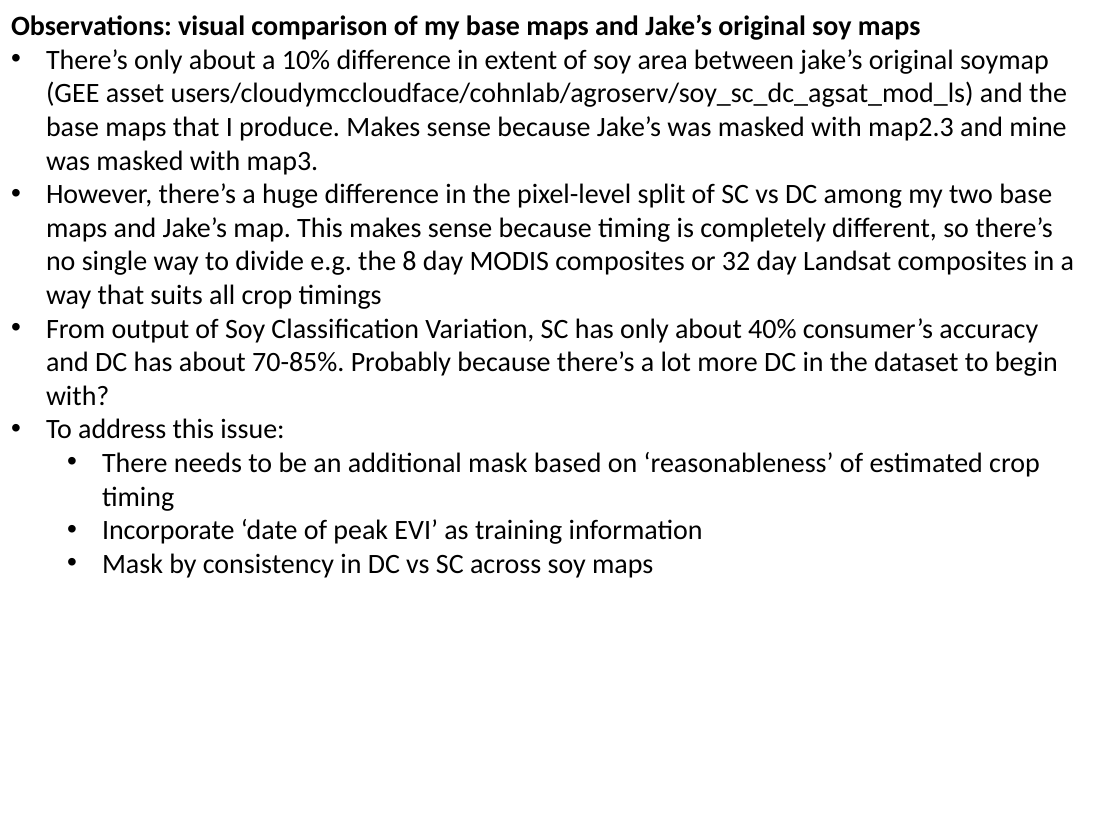
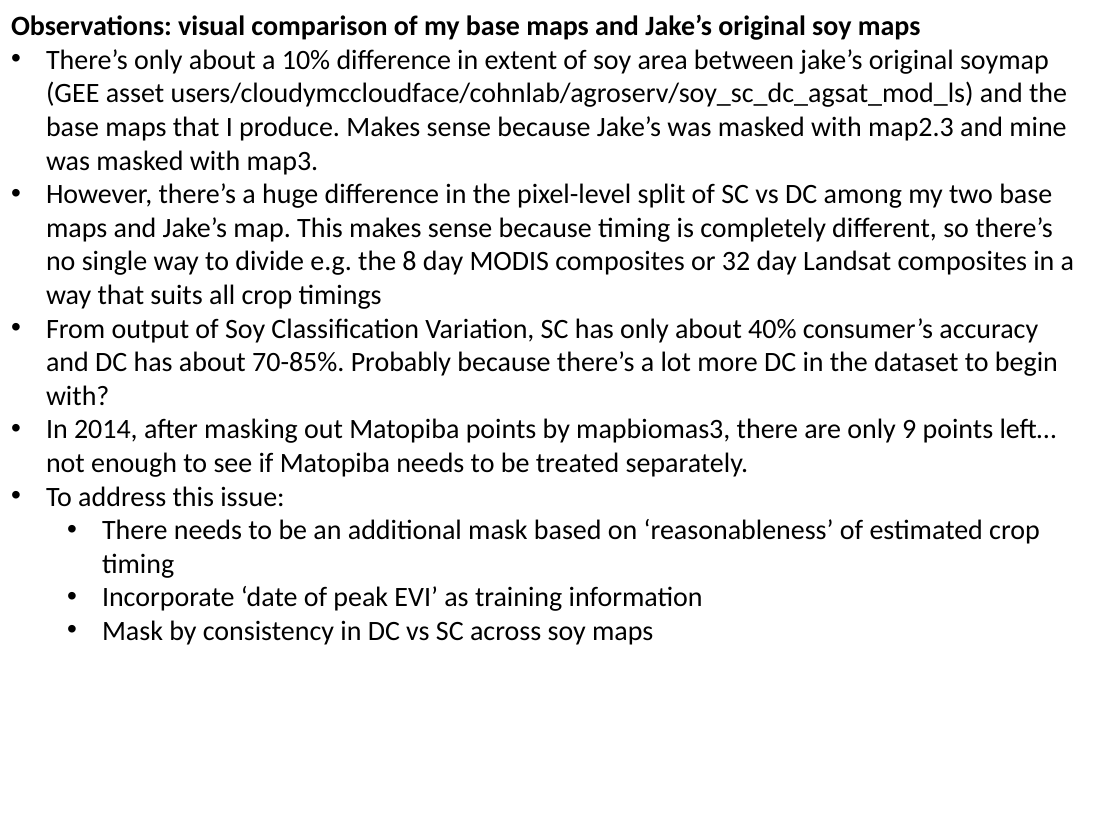
Before and after one commit to minghui-zhang/Meeting, a slide deck: slide 17 of January 19 2019.pptx. Drawn at 1120x840 pixels with LibreOffice and Linux fonts; fonts in the diff are those of the drawing. Boxes give left, top, right and bottom in pixels: in the first picture for what was removed or moved away, otherwise in the second. Text is boxed around its words. In the diff, an @@ line names an element or a change of style, - is before the commit and + after.

Commit message:
jan 17

```diff
--- a/January 19 2019.pptx
+++ b/January 19 2019.pptx
@@ text at [46, 418, 1057, 477]: paragraph added @@
+• In 2014, after masking out Matopiba points by mapbiomas3, there are only 9 points left… not enough to see if Matopiba needs to be treated separately.
```
Also in this commit, not shown: 1 other slide changed.
